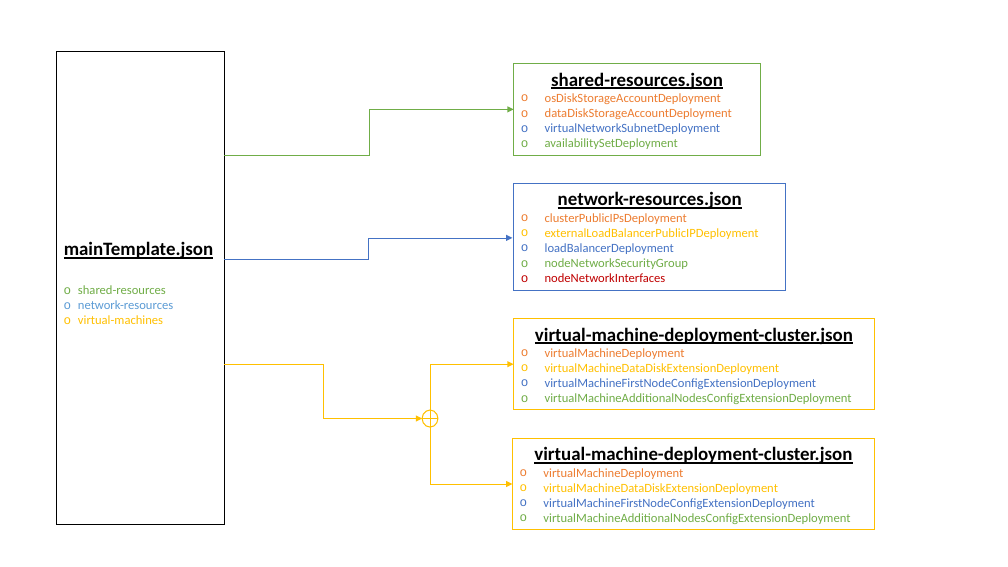
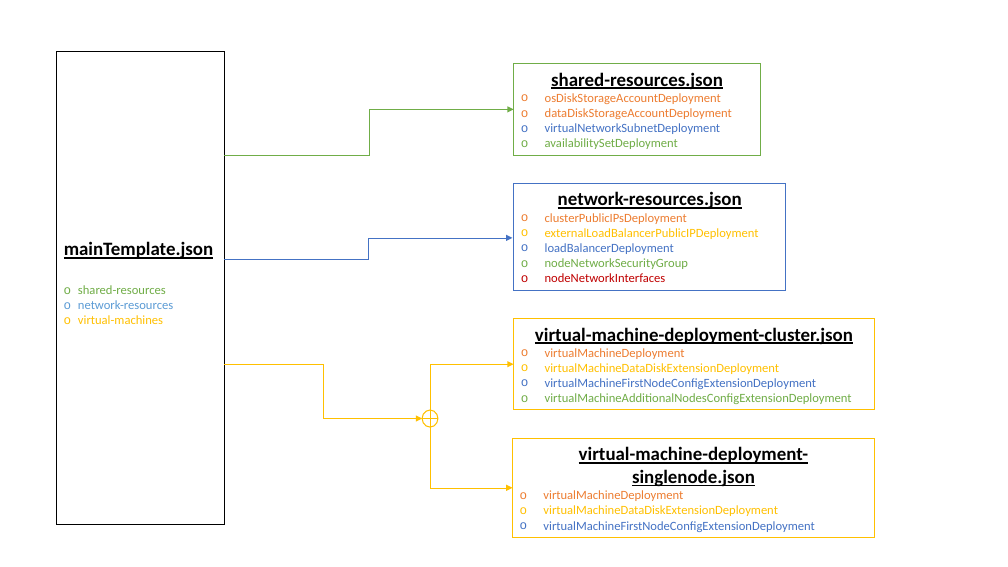
Before and after one commit to sysgain/MarkLogic, a slide deck: slide 3 of docs/Template-Presentation.pptx. Drawn at 1008x567 pixels with LibreOffice and Linux fonts; fonts in the diff are those of the drawing. Boxes give left, top, right and bottom in pixels: in the first picture for what was removed or moved away, otherwise in the second. Text is boxed around its words. In the diff, an @@ line names an element or a change of style, - is before the commit and + after.

```diff
--- a/docs/Template-Presentation.pptx
+++ b/docs/Template-Presentation.pptx
@@ elbow arrow moved from (430, 427) - (513, 484) to (430, 427) - (513, 488) @@
@@ rectangle "virtual-machine-deployment-singlenode.json": place and size @@
-rectangle "virtual-machine-deployment-singlenode.json" at (513,439,875,530)
+rectangle "virtual-machine-deployment-singlenode.json" at (513,439,875,538)
@@ text in rectangle at (579,446,808,487): text changed @@
-virtual-machine-deployment-cluster.json
+virtual-machine-deployment-singlenode.json
@@ text in rectangle at (543,513,850,524): paragraph removed @@
-o virtualMachineAdditionalNodesConfigExtensionDeployment
```
